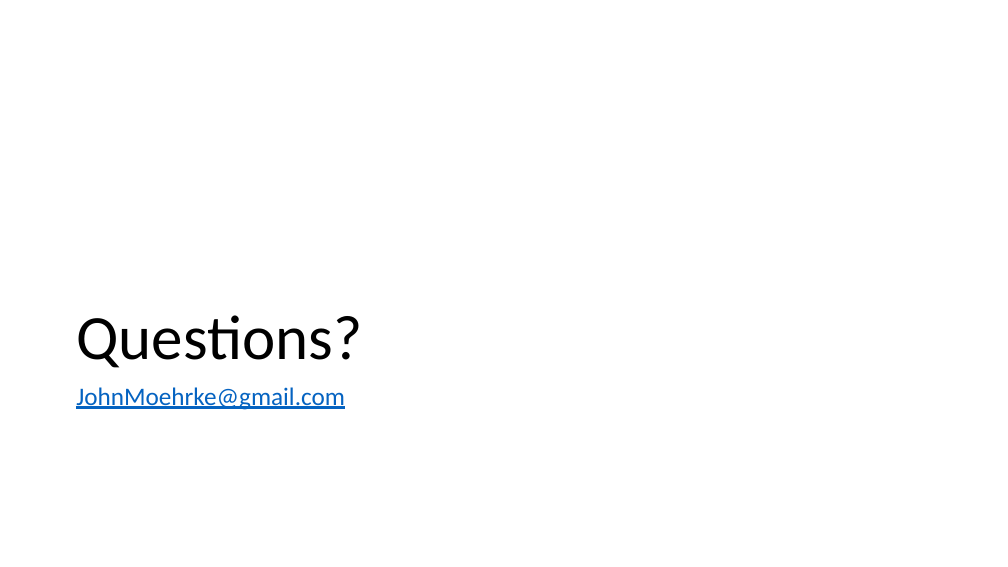
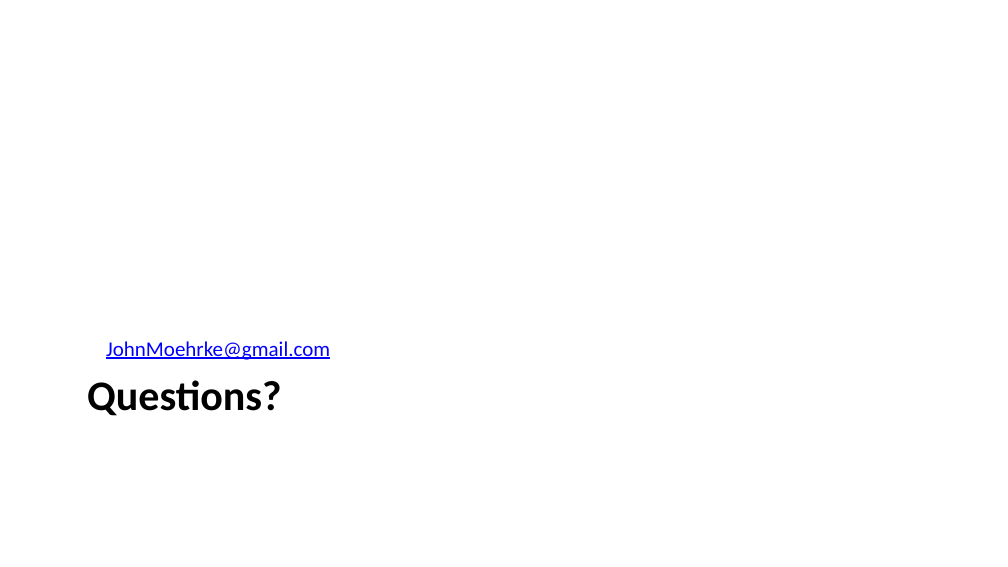
Before and after one commit to IHE/IT-Infrastructure, a slide deck: slide 20 of Presentations/Privacy Consent on FHIR.pptx. Drawn at 1008x567 pixels with LibreOffice and Linux fonts; fonts in the diff are those of the drawing; background and template pictures are left out. Boxes give left, top, right and bottom in pixels: in the first picture for what was removed or moved away, otherwise in the second. Text is boxed around its words. In the diff, an @@ line names an element or a change of style, - is before the commit and + after.

```diff
--- a/Presentations/Privacy Consent on FHIR.pptx
+++ b/Presentations/Privacy Consent on FHIR.pptx
@@ text "JohnMoehrke@gmail.com": place and size @@
-text "JohnMoehrke@gmail.com" at (76, 387, 345, 410)
+text "JohnMoehrke@gmail.com" at (106, 341, 330, 360)
@@ text "JohnMoehrke@gmail.com" at (106, 341, 330, 360): size 24 to 20 pt, text colour #0563C1 to #0000FF; indent changed; line spacing 0.9 to 1; less space between paragraphs; vertical alignment top to bottom @@
@@ title "Questions?": place and size @@
-title "Questions?" at (76, 315, 362, 368)
+title "Questions?" at (87, 380, 281, 416)
@@ title "Questions?" at (87, 380, 281, 416): size 60 to 40 pt, bold on; line spacing 0.9 to 1; vertical alignment bottom to top @@
```
Also in this commit, not shown: 7 other slides changed, 1 other file.
